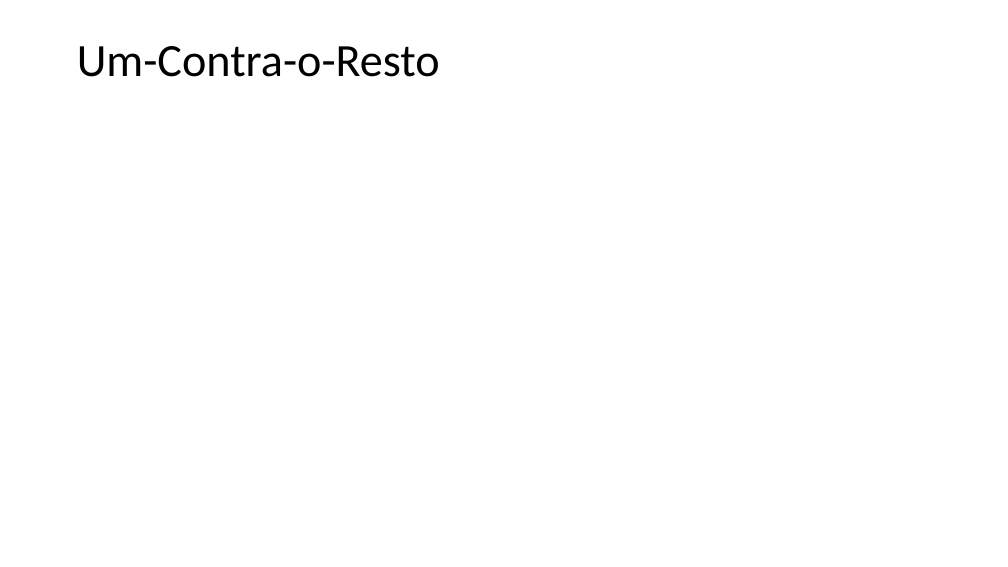
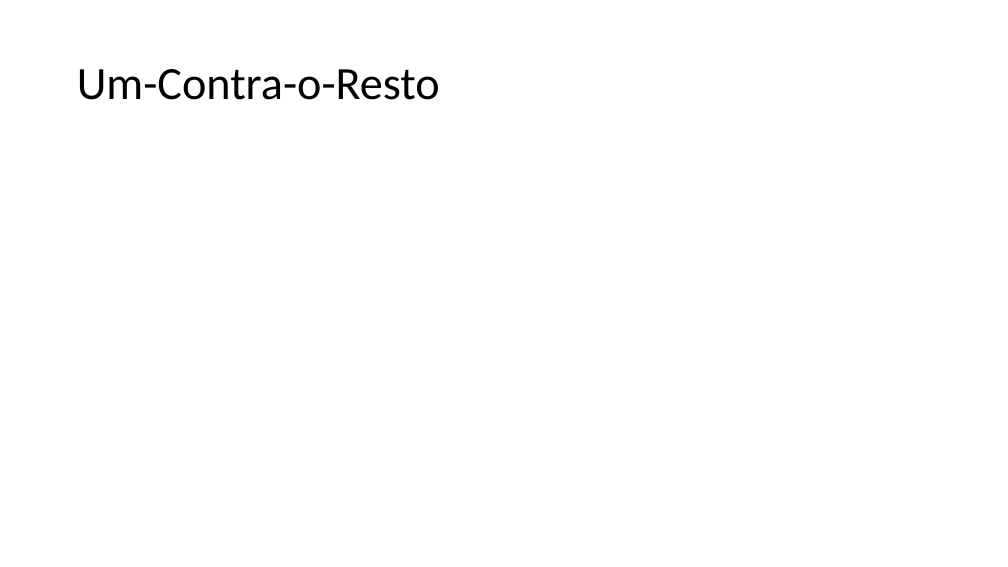
Before and after one commit to zz4fap/t320_aprendizado_de_maquina, a slide deck: slide 5 of slides/T320_Classificação (Parte IV).pptx (slide 4 before the commit). Drawn at 1008x567 pixels with LibreOffice and Linux fonts; fonts in the diff are those of the drawing; grey boxes stand for pictures. Boxes give left, top, right and bottom in pixels: in the first picture for what was removed or moved away, otherwise in the second. Text is boxed around its words. In the diff, an @@ line names an element or a change of style, - is before the commit and + after.

```diff
--- a/slides/T320_Classificação (Parte IV).pptx
+++ b/slides/T320_Classificação (Parte IV).pptx
@@ title "Um-Contra-o-Resto": place and size @@
-title "Um-Contra-o-Resto" at (77,46,440,77)
+title "Um-Contra-o-Resto" at (77,69,440,100)
```
Also in this commit, not shown: 4 other slides changed, 7 slides added, 1 other file.
